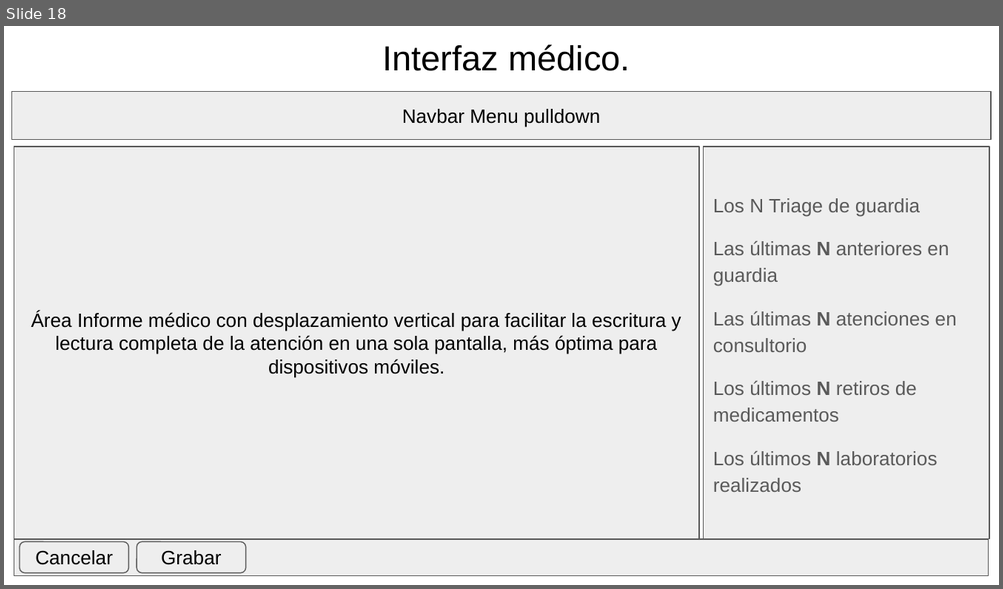
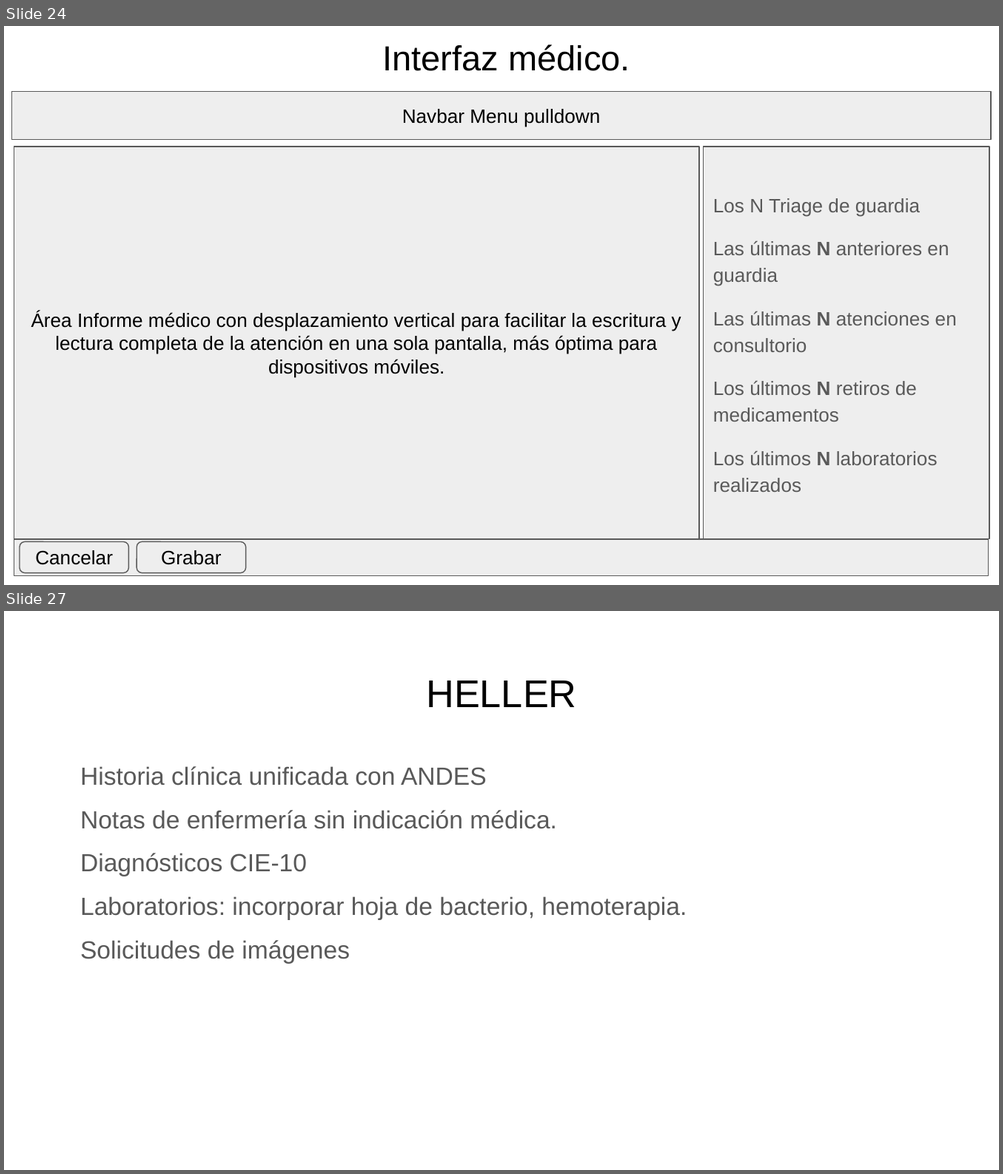
Before and after one commit to sisprovguardia-gustavo/docs, a slide deck: docs/notas_sistema.pptx. Shown one above the other, each under a label of ours: slide 18 before the commit, slides 24 and 27 after it; the slides between them are not shown. The pictures are 1003x589 and 1003x1174 pixels, drawn with LibreOffice and Linux fonts; fonts in the diff are those of the drawing. Boxes give left, top, right and bottom in pixels: in the first picture for what was removed or moved away, otherwise in the second. Text is boxed around its words. In the diff, an @@ line names an element or a change of style, - is before the commit and + after.

```diff
--- a/docs/notas_sistema.pptx
+++ b/docs/notas_sistema.pptx
@@ slide 27 added at (x1=4, y1=611, x2=999, y2=1170), background #FFFFFF @@
@@ title added at (x1=426, y1=681, x2=576, y2=707), 28 pt, text #000000 @@
+HELLER
@@ text added at (x1=80, y1=766, x2=686, y2=963), 18 pt, text #595959 @@
+Historia clínica unificada con ANDES
+Notas de enfermería sin indicación médica.
+Diagnósticos CIE-10
+Laboratorios: incorporar hoja de bacterio, hemoterapia.
+Solicitudes de imágenes
@@ what was slide 18 is now slide 24 @@
```
Also in this commit, not shown: 8 slides changed, 7 other slides added, 1 slide removed, 16 other files.
